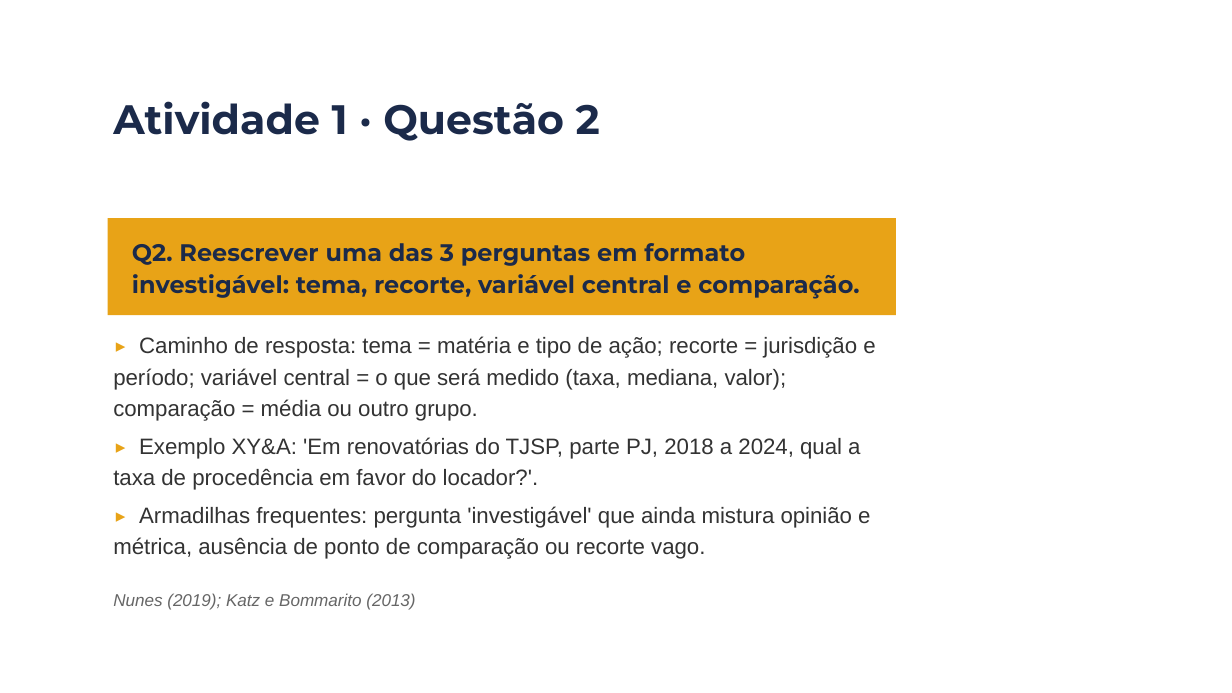
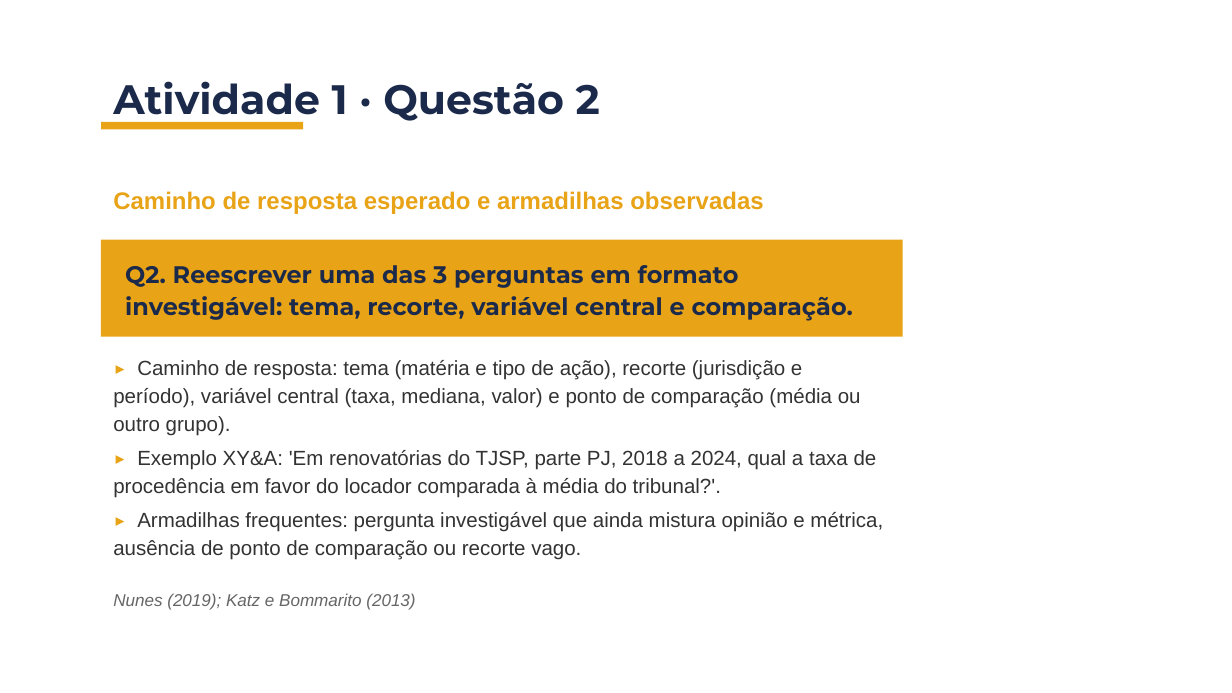
Before and after one commit to BrunoDaleffi/ibmec, a slide deck: slide 8 of aulas/aula_02/slides/aula2_bloco1_jurimetria.pptx. Drawn at 1232x693 pixels with LibreOffice and Linux fonts; fonts in the diff are those of the drawing; background and template pictures are left out. Boxes give left, top, right and bottom in pixels: in the first picture for what was removed or moved away, otherwise in the second. Text is boxed around its words. In the diff, an @@ line names an element or a change of style, - is before the commit and + after.

Commit message:
fix: correct layout and content in Aula 2 materials
Updated README.md to remove outdated warning about slide backgrounds and clarified the structure of the course content. Enhanced the build_aula2_bloco1.py script to ensure proper mapping of slide backgrounds according to the canonical layout established in Aula 1. Adjusted the build_capa function for improved header formatting. Updated the aula2_bloco1_jurimetria.pptx file to reflect these changes.

```diff
--- a/aulas/aula_02/slides/aula2_bloco1_jurimetria.pptx
+++ b/aulas/aula_02/slides/aula2_bloco1_jurimetria.pptx
@@ text "Atividade 1 · Questão 2" rewrapped from <box>113,101,600,141</box> to <box>113,81,600,125</box> @@
@@ rectangle added at <box>101,122,303,129</box>, fill #E8A317 @@
@@ text added at <box>113,191,763,214</box>, 14 pt, text #E8A317, bold @@
+Caminho de resposta esperado e armadilhas observadas
@@ rectangle "Q2. Reescrever uma das 3 ...": place and size @@
-rectangle "Q2. Reescrever uma das 3 ..." at <box>107,218,896,315</box>
+rectangle "Q2. Reescrever uma das 3 ..." at <box>101,240,903,338</box>
@@ text at <box>113,360,883,560</box>: text changed; size 13 to 12 pt @@
-▶ Caminho de resposta: tema = matéria e tipo de ação; recorte = jurisdição e período; variável central = o que será medido (taxa, mediana, valor); comparação = média ou outro grupo.
-▶ Exemplo XY&A: 'Em renovatórias do TJSP, parte PJ, 2018 a 2024, qual a taxa de procedência em favor do locador?'.
-▶ Armadilhas frequentes: pergunta 'investigável' que ainda mistura opinião e métrica, ausência de ponto de comparação ou recorte vago.
+▶ Caminho de resposta: tema (matéria e tipo de ação), recorte (jurisdição e período), variável central (taxa, mediana, valor) e ponto de comparação (média ou outro grupo).
+▶ Exemplo XY&A: 'Em renovatórias do TJSP, parte PJ, 2018 a 2024, qual a taxa de procedência em favor do locador comparada à média do tribunal?'.
+▶ Armadilhas frequentes: pergunta investigável que ainda mistura opinião e métrica, ausência de ponto de comparação ou recorte vago.
```
Also in this commit, not shown: 37 other slides changed, 1 slide added, 1 slide removed, 2 other files.
